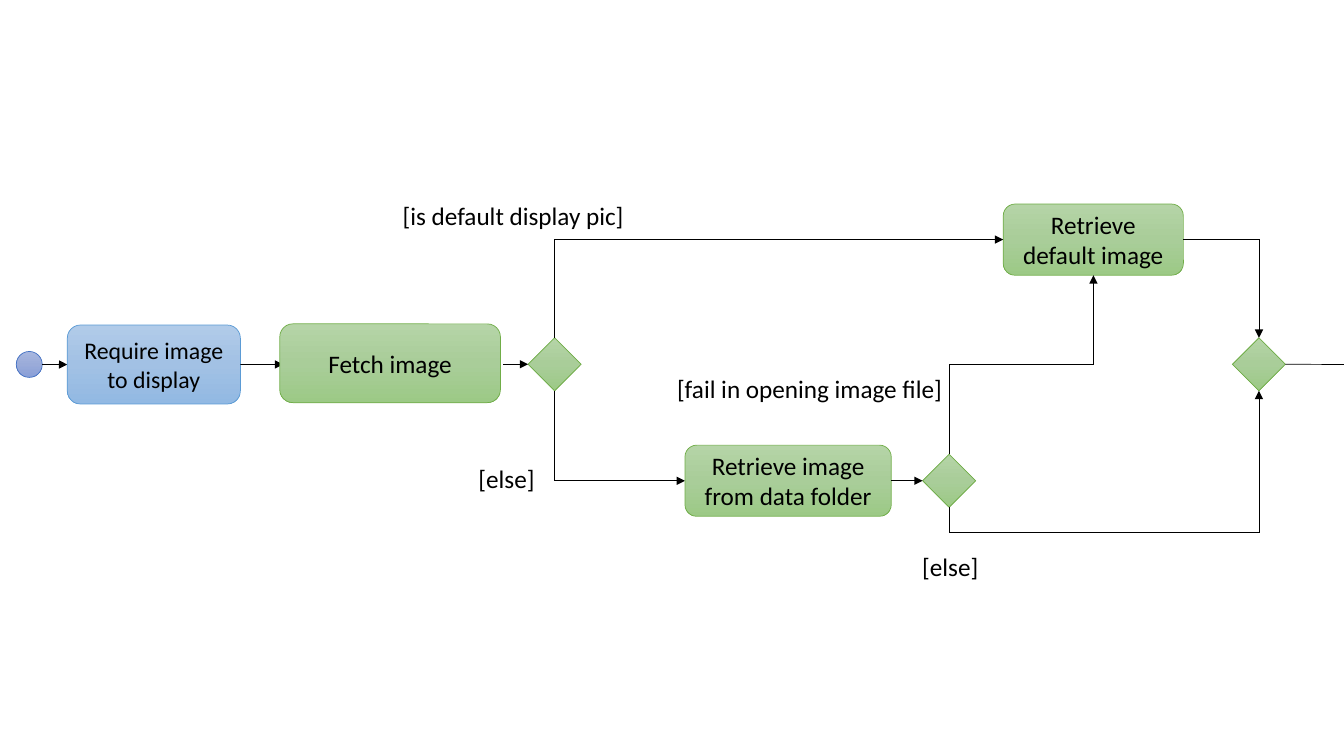
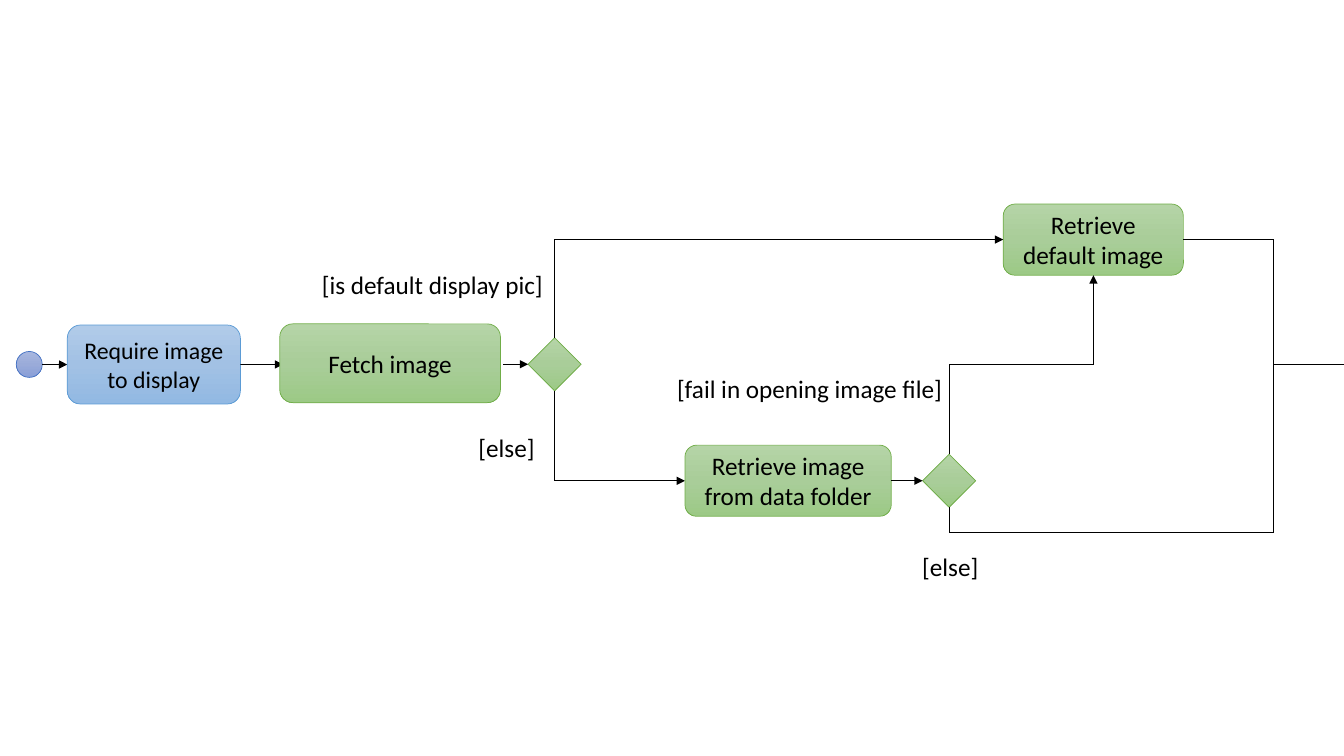
Before and after one commit to nus-cs2103-AY1718S2/addressbook-level4, a slide deck: slide 1 of docs/diagrams/FetchDisplayPicActivityDiagram.pptx. Drawn at 1344x756 pixels with LibreOffice and Linux fonts; fonts in the diff are those of the drawing. Boxes give left, top, right and bottom in pixels: in the first picture for what was removed or moved away, otherwise in the second. Text is boxed around its words. In the diff, an @@ line names an element or a change of style, - is before the commit and + after.

```diff
--- a/docs/diagrams/FetchDisplayPicActivityDiagram.pptx
+++ b/docs/diagrams/FetchDisplayPicActivityDiagram.pptx
@@ text "[is default display pic]": place and size @@
-text "[is default display pic]" at [403, 206, 623, 229]
+text "[is default display pic]" at [322, 275, 542, 298]
@@ elbow arrow moved from (1184, 240) - (1259, 338) to (1184, 240) - (1344, 365) @@
@@ diamond removed at [1233, 338, 1287, 391] @@
@@ elbow arrow moved from (950, 507) - (1259, 391) to (950, 507) - (1344, 365) @@
@@ arrow removed from (1286, 364) to (1344, 365) @@
@@ text "[else]": place and size @@
-text "[else]" at [478, 469, 534, 492]
+text "[else]" at [478, 438, 534, 461]
```
Also in this commit, not shown: 9 other files.
